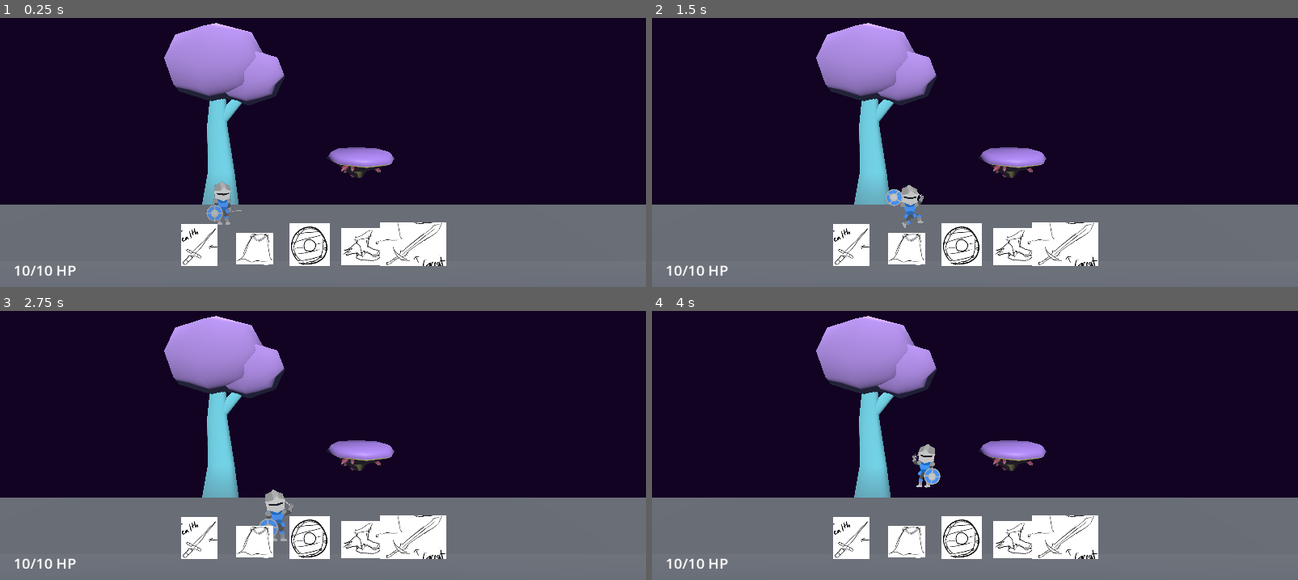
Above: before the commit, frames 1-4 (two rows, left to right).
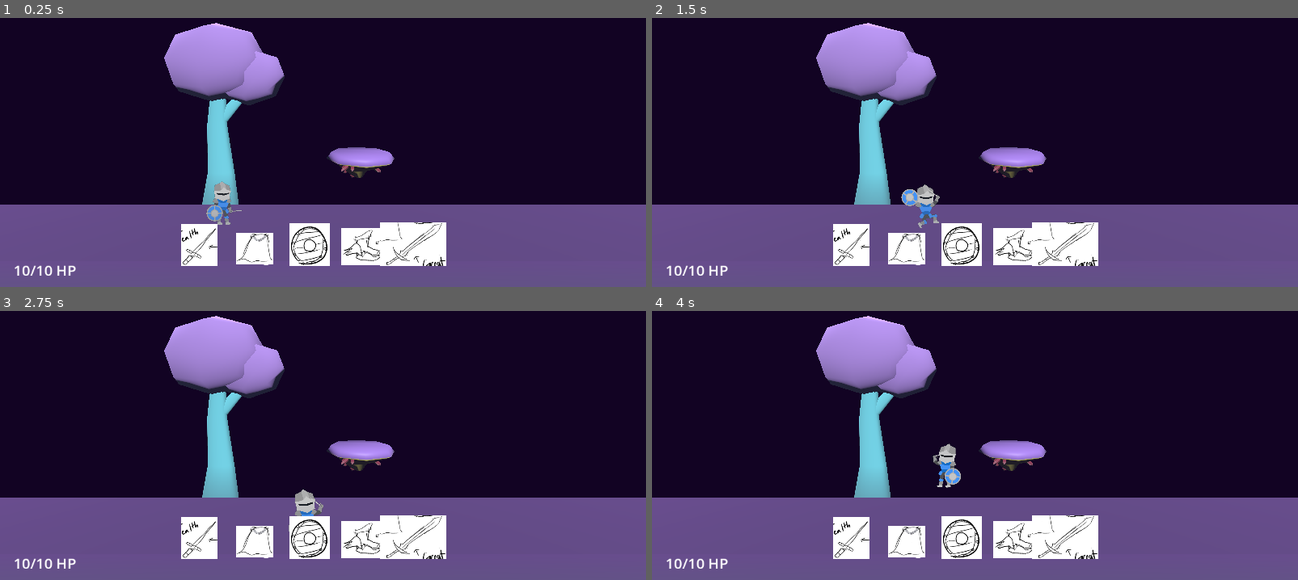
Above: after the commit, the same moments.

Repository: greatbrick0/SacrificeJam1
Game: Godot game, scene res://Scenes/main_level.tscn
The game is run twice, just before and just after one commit, with the same random seed, the same clock (stepped at 60 frames per second) and the same inputs.
Inputs:
- Up to frame 1 (0.25 s): no input
- Up to frame 2 (1.5 s): tap Enter at 0.5 s; hold D (MoveRight) 0.53-1.28 s; hold E (Ability) 0.53-1.28 s; tap Space (Jump) at 0.77 s; hold S (MoveDown) from 1.28 s (still down); tap E (Ability) at 1.35 s
- Up to frame 3 (2.75 s): tap Space (Jump) at 1.52 s; release S (MoveDown) at 2.03 s; hold D (MoveRight) from 2.03 s (still down); hold Q (Parry) from 2.03 s (still down); tap E (Ability) at 2.3 s
- Up to frame 4 (4 s): release D (MoveRight) at 2.78 s; release Q (Parry) at 2.78 s; hold W (MoveUp) 2.78-3.53 s; tap E (Ability) at 2.85 s; tap Space (Jump) at 3.02, 3.77 s; hold A (MoveLeft) from 3.53 s (still down); hold E (Ability) from 3.53 s (still down)

The runs differ from the first frame. In frame 1, 25% of the frame differs, in the area x 0-100%, y 69-100%; in frame 2, 26%; in frame 3, 26%; in frame 4, 26%, in the area x 0-100%, y 49-100%.

Commit message:
Made Melees Attack

Diff:
--- /dev/null
+++ b/Art/Purple.tres
@@ -0,0 +1,4 @@
+[gd_resource type="StandardMaterial3D" format=3 uid="uid://idfondkli3u7"]
+
+[resource]
+albedo_color = Color(0.498039, 0.207843, 0.678431, 1)
--- /dev/null
+++ b/Art/Rock.tres
@@ -0,0 +1,4 @@
+[gd_resource type="StandardMaterial3D" format=3 uid="uid://bx7jm1bdlu1fv"]
+
+[resource]
+albedo_color = Color(0.184314, 0.321569, 0.376471, 1)
--- /dev/null
+++ b/Art/Sand.tres
@@ -0,0 +1,4 @@
+[gd_resource type="StandardMaterial3D" format=3 uid="uid://bvwewxdpfhf1t"]
+
+[resource]
+albedo_color = Color(0.811765, 0.737255, 0.509804, 1)
--- a/Scenes/Combat Sections/section_0_1.tscn
+++ b/Scenes/Combat Sections/section_0_1.tscn
@@ -1,6 +1,8 @@
-[gd_scene load_steps=7 format=3 uid="uid://bep7ee62g6egk"]
+[gd_scene load_steps=8 format=3 uid="uid://bep7ee62g6egk"]
 
+[ext_resource type="Material" uid="uid://idfondkli3u7" path="res://Art/Purple.tres" id="1_73upw"]
 [ext_resource type="PackedScene" uid="uid://bulmv2xsyh4tc" path="res://Scenes/coin.tscn" id="1_pm5hg"]
+[ext_resource type="PackedScene" uid="uid://cn5qqi6pw675g" path="res://Art/Models/PlatformA.glb" id="2_dkjd4"]
 [ext_resource type="PackedScene" uid="uid://kuv2y7prb4au" path="res://Scenes/enemy_1.tscn" id="2_yfulo"]
 
 [sub_resource type="BoxMesh" id="BoxMesh_02o2l"]
@@ -8,10 +10,7 @@
 [sub_resource type="BoxShape3D" id="BoxShape3D_j6a77"]
 size = Vector3(30, 1, 4)
 
-[sub_resource type="BoxShape3D" id="BoxShape3D_mki6f"]
-size = Vector3(3, 1, 2)
-
-[sub_resource type="BoxMesh" id="BoxMesh_c0o0n"]
+[sub_resource type="BoxShape3D" id="BoxShape3D_6ynmv"]
 size = Vector3(3, 1, 2)
 
 [node name="Section 0 0" type="Node3D"]
@@ -20,6 +19,7 @@
 
 [node name="MeshInstance3D" type="MeshInstance3D" parent="Path"]
 transform = Transform3D(30, 0, 0, 0, 10, 0, 0, 0, 4, 0, -6, 0)
+material_override = ExtResource("1_73upw")
 mesh = SubResource("BoxMesh_02o2l")
 
 [node name="StaticBody3D" type="StaticBody3D" parent="Path"]
@@ -33,49 +33,49 @@
 
 [node name="Platforms" type="Node3D" parent="."]
 
-[node name="Platform1" type="StaticBody3D" parent="Platforms"]
+[node name="Platform5" type="StaticBody3D" parent="Platforms"]
 transform = Transform3D(1, 0, 0, 0, 1, 0, 0, 0, 1, -7.78307, 1.06892, -1)
 collision_layer = 256
 collision_mask = 0
 
-[node name="CollisionShape3D" type="CollisionShape3D" parent="Platforms/Platform1"]
-shape = SubResource("BoxShape3D_mki6f")
+[node name="CollisionShape3D" type="CollisionShape3D" parent="Platforms/Platform5"]
+shape = SubResource("BoxShape3D_6ynmv")
 
-[node name="MeshInstance3D" type="MeshInstance3D" parent="Platforms/Platform1"]
-mesh = SubResource("BoxMesh_c0o0n")
+[node name="PlatformA" parent="Platforms/Platform5" instance=ExtResource("2_dkjd4")]
+transform = Transform3D(1.6, 0, 0, 0, 1.2, 0, 0, 0, 1.2, -4.23288, -3.15505, 0)
 
-[node name="Platform2" type="StaticBody3D" parent="Platforms"]
+[node name="Platform7" type="StaticBody3D" parent="Platforms"]
+transform = Transform3D(1, 0, 0, 0, 1, 0, 0, 0, 1, 1.70873, 4.16668, 1)
+collision_layer = 256
+collision_mask = 0
+
+[node name="CollisionShape3D" type="CollisionShape3D" parent="Platforms/Platform7"]
+shape = SubResource("BoxShape3D_6ynmv")
+
+[node name="PlatformA" parent="Platforms/Platform7" instance=ExtResource("2_dkjd4")]
+transform = Transform3D(1.6, 0, 0, 0, 1.2, 0, 0, 0, 1.2, -4.23288, -3.15505, 0)
+
+[node name="Platform6" type="StaticBody3D" parent="Platforms"]
+transform = Transform3D(1, 0, 0, 0, 1, 0, 0, 0, 1, 5.83887, 1.36459, 1)
+collision_layer = 256
+collision_mask = 0
+
+[node name="CollisionShape3D" type="CollisionShape3D" parent="Platforms/Platform6"]
+shape = SubResource("BoxShape3D_6ynmv")
+
+[node name="PlatformA" parent="Platforms/Platform6" instance=ExtResource("2_dkjd4")]
+transform = Transform3D(1.6, 0, 0, 0, 1.2, 0, 0, 0, 1.2, -4.23288, -3.15505, 0)
+
+[node name="Platform8" type="StaticBody3D" parent="Platforms"]
 transform = Transform3D(1, 0, 0, 0, 1, 0, 0, 0, 1, -3.34505, 4.17205, -1)
 collision_layer = 256
 collision_mask = 0
 
-[node name="CollisionShape3D" type="CollisionShape3D" parent="Platforms/Platform2"]
-shape = SubResource("BoxShape3D_mki6f")
+[node name="CollisionShape3D" type="CollisionShape3D" parent="Platforms/Platform8"]
+shape = SubResource("BoxShape3D_6ynmv")
 
-[node name="MeshInstance3D" type="MeshInstance3D" parent="Platforms/Platform2"]
-mesh = SubResource("BoxMesh_c0o0n")
-
-[node name="Platform3" type="StaticBody3D" parent="Platforms"]
-transform = Transform3D(1, 0, 0, 0, 1, 0, 0, 0, 1, 1.70873, 4.16668, 1)
-collision_layer = 256
-collision_mask = 0
-
-[node name="CollisionShape3D" type="CollisionShape3D" parent="Platforms/Platform3"]
-shape = SubResource("BoxShape3D_mki6f")
-
-[node name="MeshInstance3D" type="MeshInstance3D" parent="Platforms/Platform3"]
-mesh = SubResource("BoxMesh_c0o0n")
-
-[node name="Platform4" type="StaticBody3D" parent="Platforms"]
-transform = Transform3D(1, 0, 0, 0, 1, 0, 0, 0, 1, 5.83887, 1.36459, 1)
-collision_layer = 256
-collision_mask = 0
-
-[node name="CollisionShape3D" type="CollisionShape3D" parent="Platforms/Platform4"]
-shape = SubResource("BoxShape3D_mki6f")
-
-[node name="MeshInstance3D" type="MeshInstance3D" parent="Platforms/Platform4"]
-mesh = SubResource("BoxMesh_c0o0n")
+[node name="PlatformA" parent="Platforms/Platform8" instance=ExtResource("2_dkjd4")]
+transform = Transform3D(1.6, 0, 0, 0, 1.2, 0, 0, 0, 1.2, -4.23288, -3.15505, 0)
 
 [node name="Coins" type="Node3D" parent="."]
 
--- a/Scenes/Rest Sections/rest_area_1.tscn
+++ b/Scenes/Rest Sections/rest_area_1.tscn
@@ -1,6 +1,7 @@
-[gd_scene load_steps=6 format=3 uid="uid://dei8s2ib5kt7m"]
+[gd_scene load_steps=7 format=3 uid="uid://dei8s2ib5kt7m"]
 
 [ext_resource type="PackedScene" uid="uid://eep5xdbde5p4" path="res://Art/Models/Tree.glb" id="1_5w3g0"]
+[ext_resource type="Material" uid="uid://idfondkli3u7" path="res://Art/Purple.tres" id="1_b3n7s"]
 [ext_resource type="PackedScene" uid="uid://cn5qqi6pw675g" path="res://Art/Models/PlatformA.glb" id="1_xvgpj"]
 
 [sub_resource type="BoxMesh" id="BoxMesh_02o2l"]
@@ -17,6 +18,7 @@
 
 [node name="MeshInstance3D" type="MeshInstance3D" parent="Path"]
 transform = Transform3D(50, 0, 0, 0, 10, 0, 0, 0, 4, 0, -6, 0)
+material_override = ExtResource("1_b3n7s")
 mesh = SubResource("BoxMesh_02o2l")
 
 [node name="StaticBody3D" type="StaticBody3D" parent="Path"]
--- a/Scenes/enemy_1.tscn
+++ b/Scenes/enemy_1.tscn
@@ -1,16 +1,20 @@
-[gd_scene load_steps=6 format=3 uid="uid://kuv2y7prb4au"]
+[gd_scene load_steps=7 format=3 uid="uid://kuv2y7prb4au"]
 
 [ext_resource type="Script" path="res://Scripts/Enemy1.gd" id="1_cpwre"]
 [ext_resource type="AudioStream" uid="uid://binv0k8xsejon" path="res://Sounds/Effects/EnemyHit.wav" id="2_3q8rq"]
 [ext_resource type="PackedScene" uid="uid://c5cw5n6nt6aak" path="res://Art/Models/MeleeEnemy.glb" id="2_ucbl3"]
 [ext_resource type="AudioStream" uid="uid://d3sv3g5hjegma" path="res://Sounds/Effects/EnemyDeath.wav" id="3_077tv"]
 
-[sub_resource type="CapsuleShape3D" id="CapsuleShape3D_cnqsd"]
+[sub_resource type="CylinderShape3D" id="CylinderShape3D_wq3wj"]
+
+[sub_resource type="CapsuleShape3D" id="CapsuleShape3D_idq8h"]
 
 [node name="Enemy1" type="CharacterBody3D"]
 collision_layer = 33
-collision_mask = 0
+collision_mask = 8448
 script = ExtResource("1_cpwre")
+aggroRange = 16.0
+health = 12
 
 [node name="Visuals" type="Node3D" parent="."]
 
@@ -18,7 +22,7 @@
 transform = Transform3D(0.8, 0, 0, 0, 0.8, 0, 0, 0, 0.8, 0, -1, 0)
 
 [node name="CollisionShape3D" type="CollisionShape3D" parent="."]
-shape = SubResource("CapsuleShape3D_cnqsd")
+shape = SubResource("CylinderShape3D_wq3wj")
 
 [node name="Sounds" type="Node3D" parent="."]
 
@@ -27,3 +31,12 @@
 
 [node name="DeathSound" type="AudioStreamPlayer" parent="Sounds"]
 stream = ExtResource("3_077tv")
+
+[node name="DamageArea" type="Area3D" parent="."]
+collision_layer = 0
+collision_mask = 2
+
+[node name="CollisionShape3D" type="CollisionShape3D" parent="DamageArea"]
+shape = SubResource("CapsuleShape3D_idq8h")
+
+[connection signal="area_entered" from="DamageArea" to="." method="_on_damage_area_area_entered"]
--- a/Scenes/player.tscn
+++ b/Scenes/player.tscn
@@ -14,29 +14,84 @@
 radius = 0.4
 height = 1.8
 
-[sub_resource type="Animation" id="Animation_mesq1"]
+[sub_resource type="Animation" id="Animation_m665s"]
 resource_name = "Dagger"
 length = 0.5
+tracks/0/type = "value"
+tracks/0/imported = false
+tracks/0/enabled = true
+tracks/0/path = NodePath("Attacks/DamageArea/Sword:shape:radius")
+tracks/0/interp = 1
+tracks/0/loop_wrap = true
+tracks/0/keys = {
+"times": PackedFloat32Array(0, 0.3, 0.5),
+"transitions": PackedFloat32Array(1, 1, 1),
+"update": 0,
+"values": [0.1, 0.7, 0.001]
+}
 
-[sub_resource type="Animation" id="Animation_qp15v"]
+[sub_resource type="Animation" id="Animation_g4rf8"]
+length = 0.001
+tracks/0/type = "value"
+tracks/0/imported = false
+tracks/0/enabled = true
+tracks/0/path = NodePath("Attacks/DamageArea/Sword:shape:radius")
+tracks/0/interp = 1
+tracks/0/loop_wrap = true
+tracks/0/keys = {
+"times": PackedFloat32Array(0),
+"transitions": PackedFloat32Array(1),
+"update": 0,
+"values": [0.1]
+}
+
+[sub_resource type="Animation" id="Animation_y0fjj"]
 resource_name = "Sword"
 length = 0.5
+tracks/0/type = "value"
+tracks/0/imported = false
+tracks/0/enabled = true
+tracks/0/path = NodePath("Attacks/DamageArea/Sword:shape:radius")
+tracks/0/interp = 1
+tracks/0/loop_wrap = true
+tracks/0/keys = {
+"times": PackedFloat32Array(0, 0.3, 0.5),
+"transitions": PackedFloat32Array(1, 1, 1),
+"update": 0,
+"values": [0.1, 1.0, 0.001]
+}
 
-[sub_resource type="Animation" id="Animation_88v4k"]
+[sub_resource type="Animation" id="Animation_qnghg"]
 resource_name = "Rock"
 length = 0.5
+tracks/0/type = "value"
+tracks/0/imported = false
+tracks/0/enabled = true
+tracks/0/path = NodePath("Attacks/DamageArea/Sword:shape:radius")
+tracks/0/interp = 1
+tracks/0/loop_wrap = true
+tracks/0/keys = {
+"times": PackedFloat32Array(0, 0.3, 0.5),
+"transitions": PackedFloat32Array(1, 1, 1),
+"update": 0,
+"values": [0.1, 0.5, 0.001]
+}
 
 [sub_resource type="AnimationLibrary" id="AnimationLibrary_adh02"]
 _data = {
-"Dagger": SubResource("Animation_mesq1"),
-"Rock": SubResource("Animation_88v4k"),
-"Sword": SubResource("Animation_qp15v")
+"Dagger": SubResource("Animation_m665s"),
+"RESET": SubResource("Animation_g4rf8"),
+"Rock": SubResource("Animation_qnghg"),
+"Sword": SubResource("Animation_y0fjj")
 }
+
+[sub_resource type="SphereShape3D" id="SphereShape3D_nvx2n"]
+radius = 0.1
 
 [node name="Player" type="CharacterBody3D" groups=["Player"]]
 collision_mask = 256
 script = ExtResource("1_wxaek")
-speed = Vector2(5, 2)
+speed = Vector2(7, 2)
 smallJumpHeight = 6.0
 bigJumpHeight = 12.0
 gravity = 18.0
@@ -83,5 +138,16 @@
 [node name="AttackCooldown" type="Timer" parent="Attacks"]
 one_shot = true
 
+[node name="DamageArea" type="Area3D" parent="Attacks"]
+transform = Transform3D(1, 0, 0, 0, 1, 0, 0, 0, 1, 0.5, 0, 0)
+collision_layer = 8192
+collision_mask = 32
+
+[node name="Sword" type="CollisionShape3D" parent="Attacks/DamageArea"]
+transform = Transform3D(1, 0, 0, 0, 1, 0, 0, 0, 1, 0.2, 0, 0)
+shape = SubResource("SphereShape3D_nvx2n")
+disabled = true
+
 [connection signal="animation_finished" from="Attacks/AttackAnimator" to="." method="_on_attack_animator_animation_finished"]
 [connection signal="timeout" from="Attacks/AttackCooldown" to="." method="_on_attack_cooldown_timeout"]
+[connection signal="body_entered" from="Attacks/DamageArea" to="." method="_on_damage_area_body_entered"]
--- a/Scripts/Enemy1.gd
+++ b/Scripts/Enemy1.gd
@@ -3,21 +3,38 @@
 var playerRef: Player
 var aggro: bool = false
 @export var aggroRange: float
-
+@export var speed: float = 1.5
 @export var health: int = 10
+@export var gravity: float = 9
 var stunTime: float = 0
 
 func _ready():
 	playerRef = get_tree().get_first_node_in_group("Player")
-	aggroRange = sqrt(aggroRange)
+	aggroRange = aggroRange * aggroRange
 
-func _process(_delta):
+func _process(delta):
 	if(!aggro and global_position.distance_squared_to(playerRef.global_position) <= aggroRange):
 		aggro = true
+	if(stunTime > 0):
+		stunTime -= 1.0 * delta
+
+func _physics_process(delta):
+	if(!is_on_floor()):
+		velocity.y -= gravity * delta
+	if(aggro):
+		var direction = -(global_position - playerRef.global_position).normalized()
+		if(stunTime <= 0):
+			velocity.x = direction.x * speed
+			velocity.z = direction.z * speed
+		else:
+			velocity.x = 0
+			velocity.z = 0
+	move_and_slide()
 
 func TakeDamage(amount: int):
+	stunTime += 1.2
 	health -= amount
-	if(amount <= 0):
+	if(health <= 0):
 		Die()
 	else:
 		$Sounds/HurtSound.play()
@@ -25,4 +42,12 @@
 func Die():
 	$Sounds/DeathSound.play()
 	$CollisionShape3D.set_deferred("disabled", true)
+	$DamageArea/CollisionShape3D.set_deferred("disabled", true)
 	$Visuals.visible = false
+
+func _on_damage_area_area_entered(area):
+	if(playerRef.blocking):
+		stunTime += 1.5
+	else:
+		playerRef.TakeDamage(1)
+		stunTime += 0.3
--- a/Scripts/player.gd
+++ b/Scripts/player.gd
@@ -37,6 +37,7 @@
 
 	speedMult = 1
 	$Visuals/Sprite3D.flip_h = facingLeft
+	$Attacks.rotation.y = int(facingLeft) * PI
 	if(attacking):
 		%"Player Visual".PlayAnim("Attack", false)
 		speedMult = 0.3
@@ -112,6 +113,7 @@
 
 func _on_attack_animator_animation_finished(anim_name):
 	attacking = false
+	$Attacks/DamageArea/Sword.disabled = true
 
 func _on_attack_cooldown_timeout():
 	canAttack = true
@@ -120,6 +122,7 @@
 	canAttack = false
 	attacking = true
 	$Attacks/AttackCooldown.start()
+	$Attacks/DamageArea/Sword.disabled = false
 
 	if(donatedItems[0] and donatedItems[4]):
 		$Attacks/AttackAnimator.play("Rock")
@@ -127,3 +130,6 @@
 		$Attacks/AttackAnimator.play("Dagger")
 	else:
 		$Attacks/AttackAnimator.play("Sword")
+
+func _on_damage_area_body_entered(body):
+	body.TakeDamage(4)
--- a/project.godot
+++ b/project.godot
@@ -59,6 +59,7 @@
 3d_physics/layer_2="HitBox"
 3d_physics/layer_6="EnemyHitBox"
 3d_physics/layer_9="Terrain"
+3d_physics/layer_14="HitEnemy"
 
 [rendering]
 
Not shown, added: Art/Models/RangedEnemy.glb.import
Not shown, added: Art/Models/SuicideEnemy.glb.import
Not shown: 1 places in Scenes/player.tscn that only renumber resources
